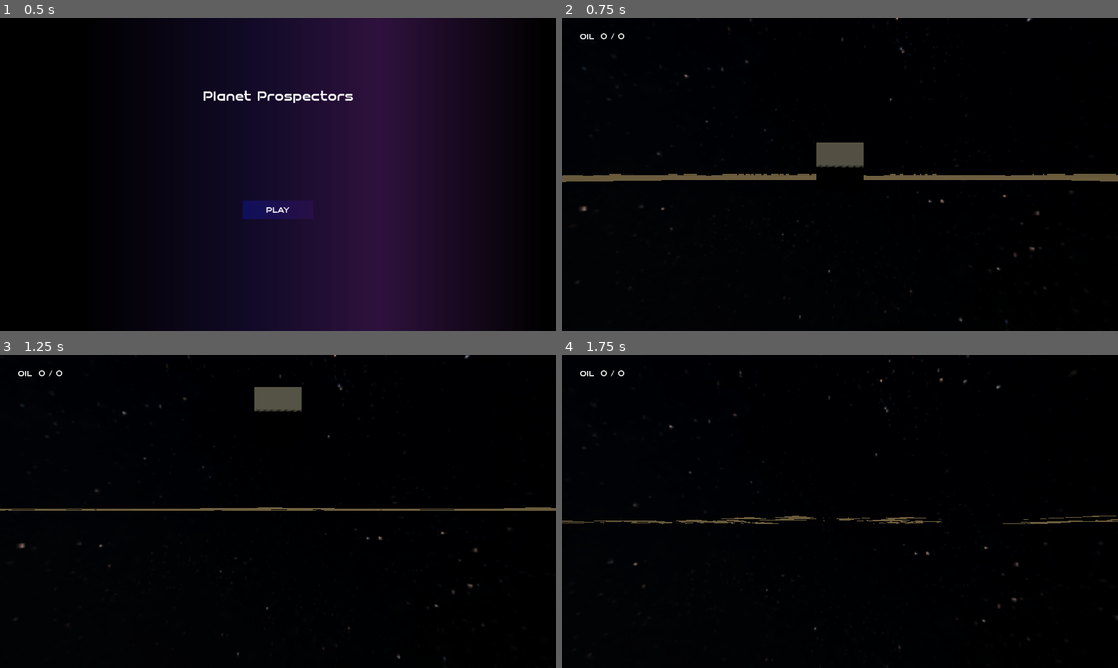
Above: before the commit, frames 1-4 (two rows, left to right).
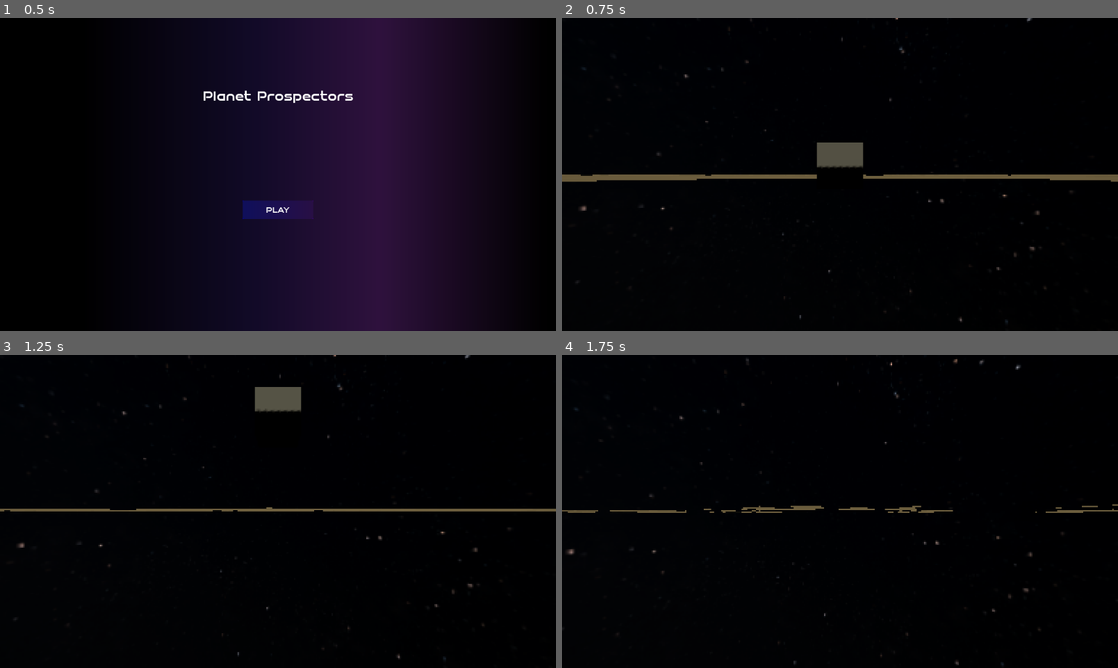
Above: after the commit, the same moments.

Repository: drussillo/Planet-Prospectors
Game: Godot game, scene res://scenes/main_menu.tscn
Two runs of this game, one before a commit and one after it. Both use one fixed random seed, a clock stepped at 60 frames per second and the inputs below.
Inputs (mouse positions are in pixels of both pictures, inside the frame that each line leads up to):
- Up to frame 1 (0.5 s): no input
- Up to frame 2 (0.75 s): click "PLAY" at 0.5 s
- Up to frame 3 (1.25 s): no input
- Up to frame 4 (1.75 s): move the mouse to (867, 511) at 1.27 s; hold W (forward) from 1.28 s (still down); hold F (interact) from 1.28 s (still down); tap Space (jump) at 1.52 s

Frame 1 is identical in both runs. In frame 2, 0.7% of the frame differs, in the area x 0-100%, y 0-97%; in frame 3, 0.5%; in frame 4, 1.6%, in the area x 0-100%, y 0-100%.

Commit message:
Pixel filter but directly on camera

Diff:
--- a/planet-prospectors/project.godot
+++ b/planet-prospectors/project.godot
@@ -18,6 +18,10 @@
 [display]
 
 window/stretch/mode="viewport"
+
+[filesystem]
+
+import/blender/enabled=false
 
 [global_group]
 
--- a/planet-prospectors/scenes/planet1/planet_1.tscn
+++ b/planet-prospectors/scenes/planet1/planet_1.tscn
@@ -36,8 +36,23 @@
 [node name="WorldEnvironment" type="WorldEnvironment" parent="." unique_id=362877873]
 environment = SubResource("Environment_yvh5o")
 
-[node name="player" parent="." unique_id=1341974548 instance=ExtResource("3_5k6p0")]
-
 [node name="testcube" type="MeshInstance3D" parent="." unique_id=1988000088]
 transform = Transform3D(1, 0, 0, 0, 1, 0, 0, 0, 1, 0, 1.5508404, -4.8931894)
 mesh = SubResource("BoxMesh_ujfxn")
+
+[node name="SubViewportContainer" type="SubViewportContainer" parent="." unique_id=1209657713]
+texture_filter = 1
+anchors_preset = 15
+anchor_right = 1.0
+anchor_bottom = 1.0
+grow_horizontal = 2
+grow_vertical = 2
+stretch = true
+stretch_shrink = 3
+
+[node name="SubViewport" type="SubViewport" parent="SubViewportContainer" unique_id=1530869348]
+handle_input_locally = false
+size = Vector2i(384, 216)
+render_target_update_mode = 4
+
+[node name="player" parent="SubViewportContainer/SubViewport" unique_id=1341974548 instance=ExtResource("3_5k6p0")]
--- a/planet-prospectors/scripts/main.gd
+++ b/planet-prospectors/scripts/main.gd
@@ -3,7 +3,7 @@
 
 # Called when the node enters the scene tree for the first time.
 func _ready() -> void:
-	$planet1/player.oil_changed.connect($playerHUD.update_oilcount)
+	$planet1/SubViewportContainer/SubViewport/player.oil_changed.connect($playerHUD.update_oilcount)
 
 
 # Called every frame. 'delta' is the elapsed time since the previous frame.
--- a/planet-prospectors/scripts/planet1/planet_1.gd
+++ b/planet-prospectors/scripts/planet1/planet_1.gd
@@ -61,9 +61,9 @@
 func _process(delta: float) -> void:
 	for chunk in get_tree().get_nodes_in_group("chunks"):
 		#print(oilchunk.global_position, oilchunk.chunk_width, oilchunk.chunk_length)
-		if ($player.global_position.x > chunk.global_position.x - chunk.chunk_width &&
-			$player.global_position.x < chunk.global_position.x + chunk.chunk_width &&
-			$player.global_position.z > chunk.global_position.z - chunk.chunk_length &&
-			$player.global_position.z < chunk.global_position.z + chunk.chunk_length):
-			$player.current_chunk = chunk
+		if ($SubViewportContainer/SubViewport/player.global_position.x > chunk.global_position.x - chunk.chunk_width &&
+			$SubViewportContainer/SubViewport/player.global_position.x < chunk.global_position.x + chunk.chunk_width &&
+			$SubViewportContainer/SubViewport/player.global_position.z > chunk.global_position.z - chunk.chunk_length &&
+			$SubViewportContainer/SubViewport/player.global_position.z < chunk.global_position.z + chunk.chunk_length):
+			$SubViewportContainer/SubViewport/player.current_chunk = chunk
 	pass
